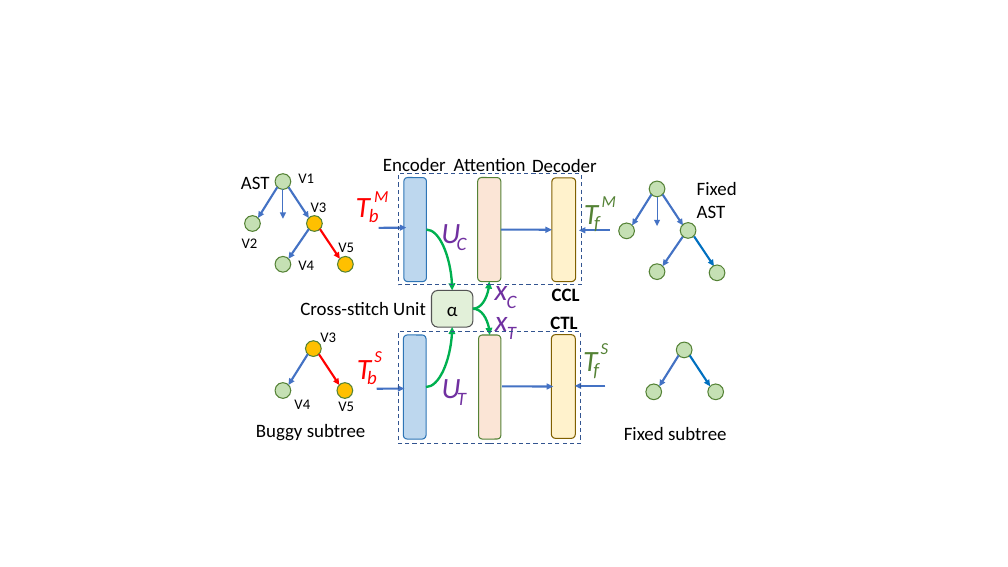
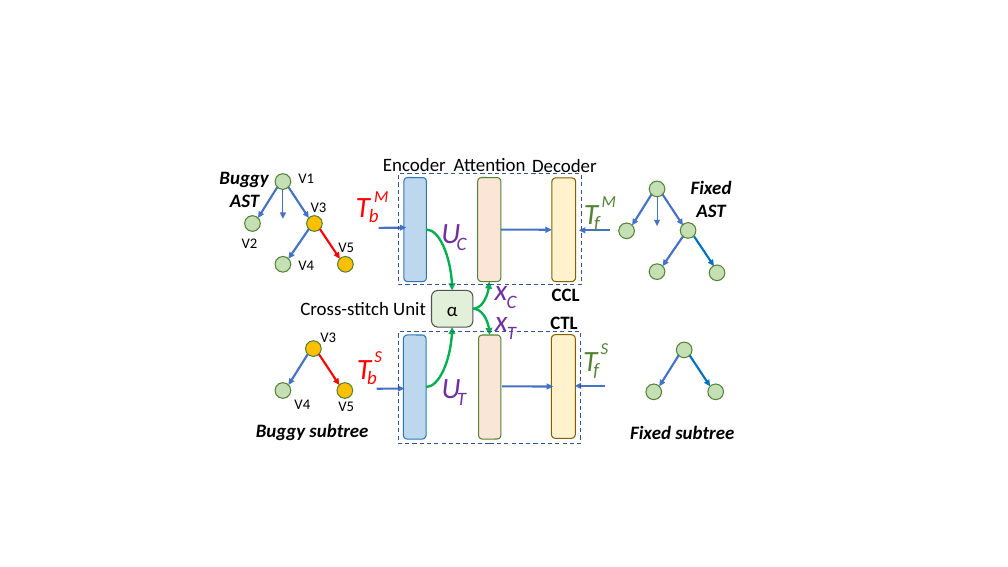
Before and after one commit to tien-n-nguyen/apr-study, a slide deck: slide 11 of Figures.pptx. Drawn at 1008x567 pixels with LibreOffice and Linux fonts; fonts in the diff are those of the drawing. Boxes give left, top, right and bottom in pixels: in the first picture for what was removed or moved away, otherwise in the second. Text is boxed around its words. In the diff, an @@ line names an element or a change of style, - is before the commit and + after.

```diff
--- a/Figures.pptx
+++ b/Figures.pptx
@@ text added at (219, 171, 268, 188), 18 pt, text #000000, bold, italic @@
+Buggy
@@ text "Fixed AST" at (691, 180, 732, 217): bold on, italic on; alignment left to centre @@
@@ bold on, italic on in 3 elements at (256, 423, 368, 440), (630, 425, 734, 439), (230, 194, 259, 212) @@
@@ text "AST": place and size @@
-text "AST" at (241, 176, 270, 189)
+text "AST" at (230, 194, 259, 212)
```
Also in this commit, not shown: 4 other files.
